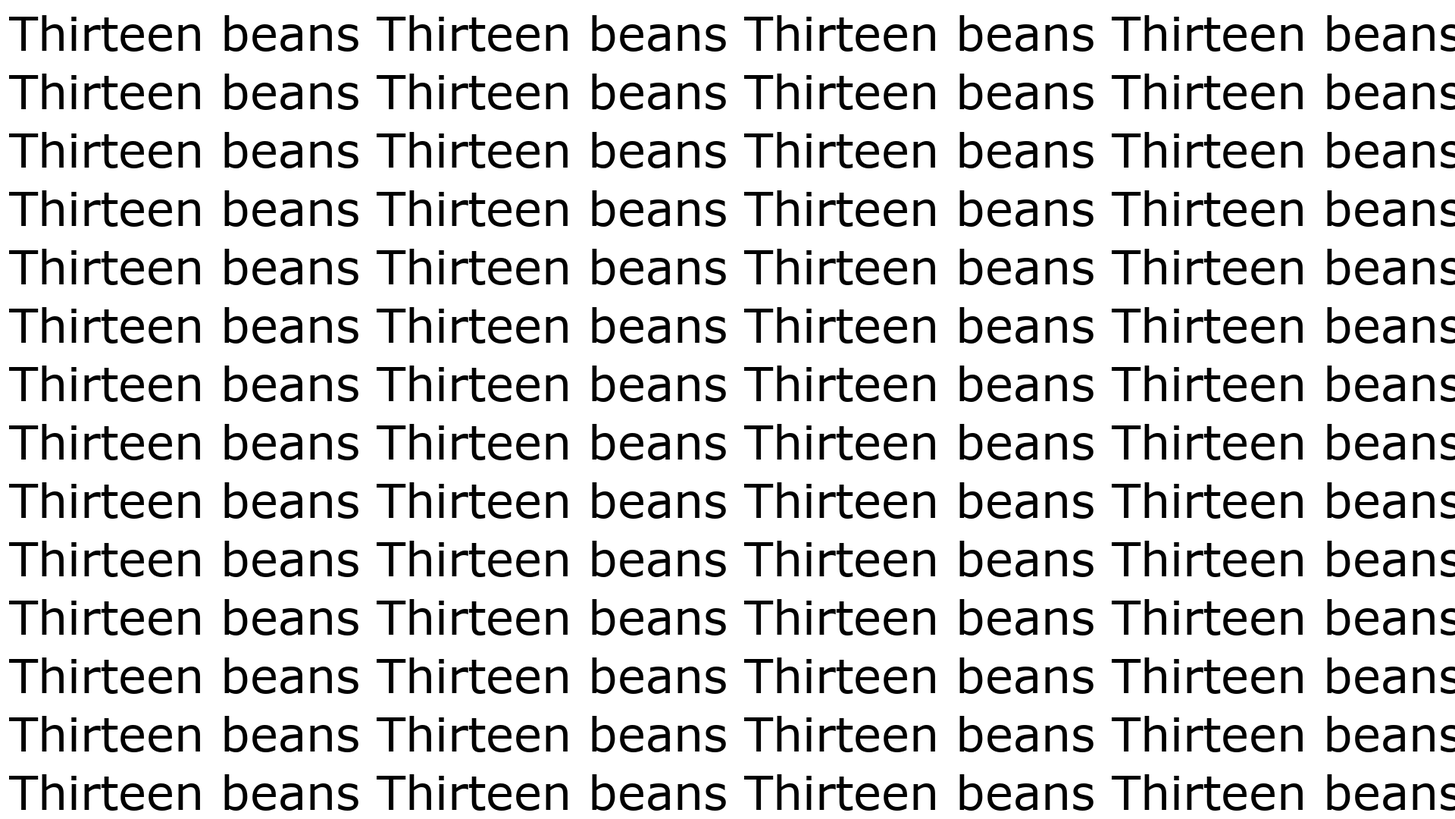
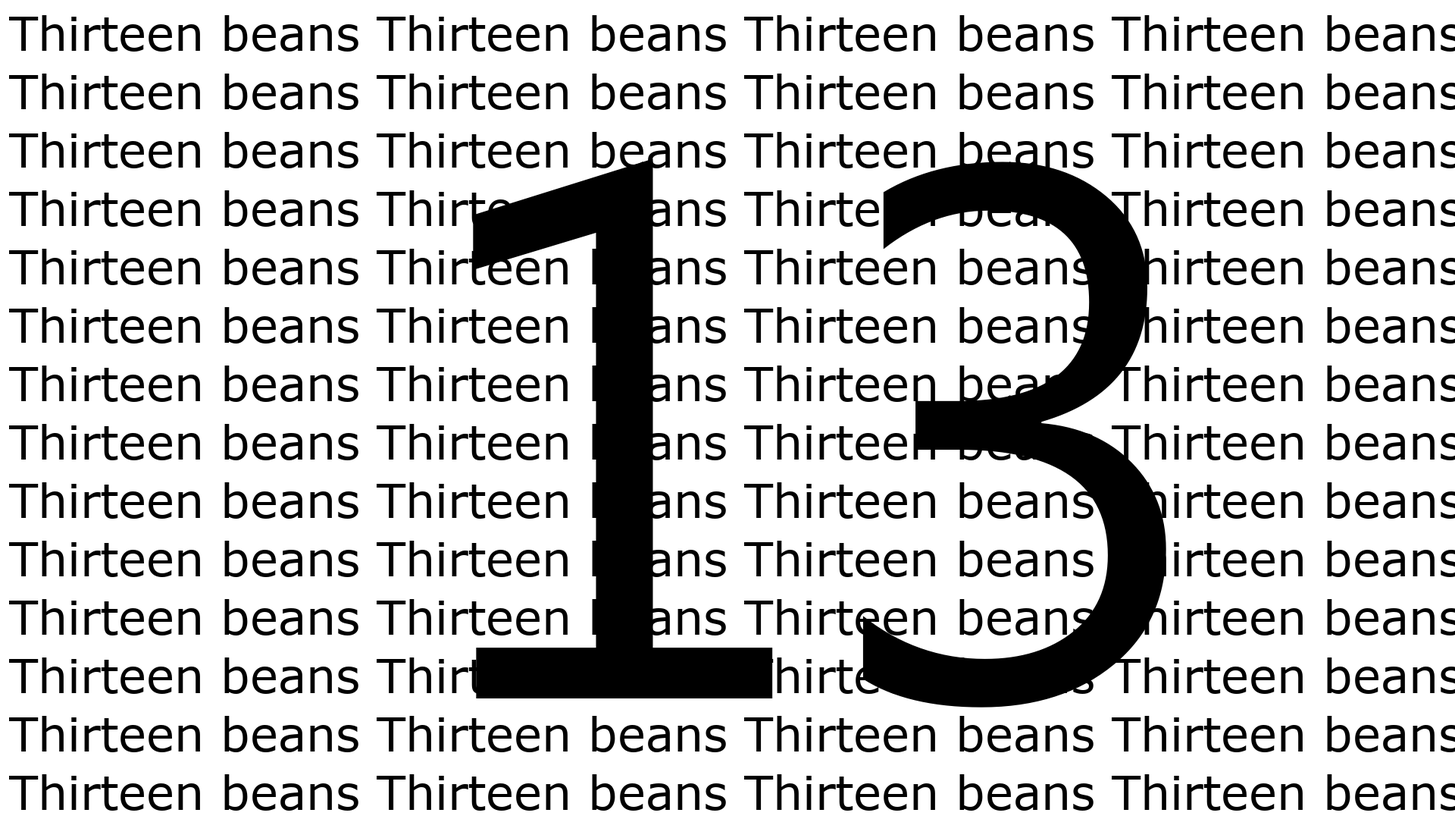
Layers edited between the first and the second 1455 x 819 image:
added layer "13" above "圖層" over [472, 158, 1167, 708]
